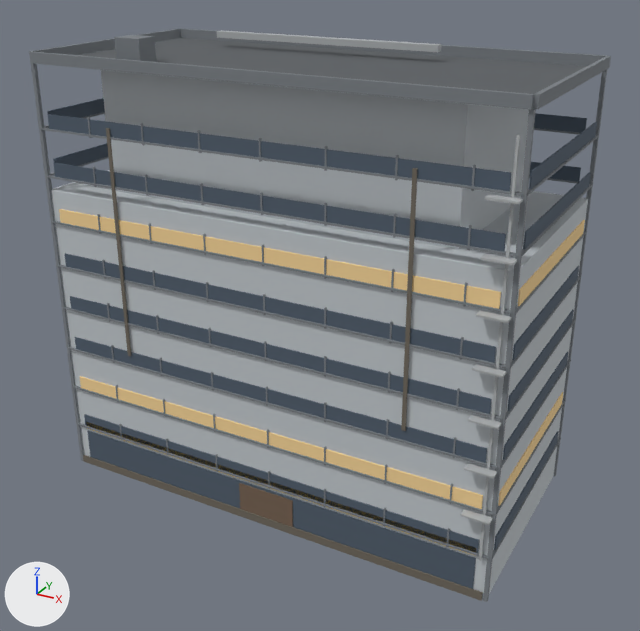
A saved change to the glTF model public/buildings/lot_4x2.glb.
Camera for both pictures: a camera (50 mm lens) standing at (41.5, -39.9, 35.5) and looking at (16.1, 6.3, 12.4). Lighting does not change. The marker at lower left points along +X, +Y and +Z. The first picture is the older version. Vertices at exactly the same position are counted once.

Objects in the first picture: 'lot_4x2'.
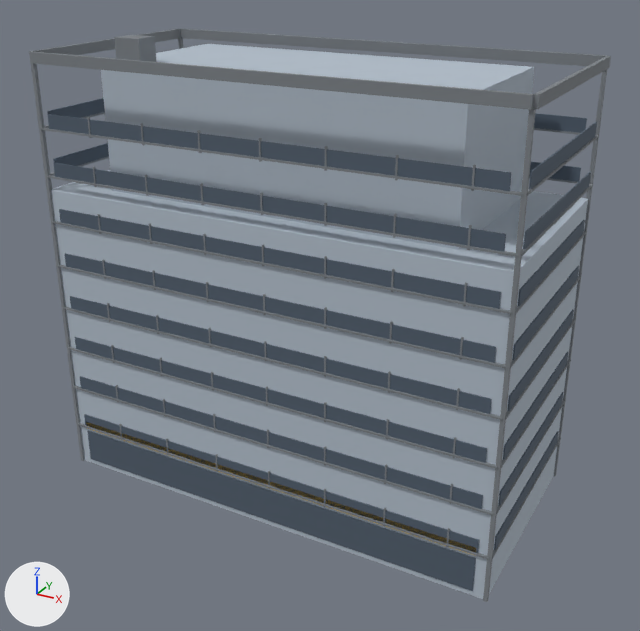
Pixel boxes (x1, y1, x2, y2) of what changed, in the pictures (640 x 631 px):
part 1 of me_lot_4x2, deleted
    before: (80, 30, 586, 601)
part 2 of me_lot_4x2, recoloured
    both: (59, 209, 585, 509)

The change, as a list of edits to the scene's bpy script:
```text
Change me_lot_4x2:
    used by ob_lot_4x2; location = (0.0, 0.0, 0.0)
    remove me_lot_4x2.from_pydata(...)  # 1176 vertices, 1776 faces; spans x -0.2..30.8, y -0.8..14.8, z 0.0..29.5
    add me_lot_4x2.from_pydata(...)  # 1056 vertices, 1596 faces; spans x -0.2..30.8, y -0.2..14.8, z 0.0..29.5
    me_lot_4x2 part 1: 15 loose pieces with 120 vertices, spanning x 0.2..30.5, y -0.8..14.7, z 0.0..29.0, are deleted
    me_lot_4x2 part 2: 48 faces spanning x 0.7..30.6, y -0.1..13.8, z 6.0..19.0 switch from mat_lot_4x2_lit_glass (beige #f9d799) to mat_lot_4x2_glass (greyish blue #505d6c)
    remove me_lot_4x2.materials.append(mat_lot_4x2_roof_felt)  # dark grey #595d61
    remove me_lot_4x2.materials.append(mat_lot_4x2_metal)  # grey #b1b5b6
    remove me_lot_4x2.materials.append(mat_lot_4x2_door)  # brown #766150
    remove me_lot_4x2.materials.append(mat_lot_4x2_dirt)  # brown #6f695d
```
